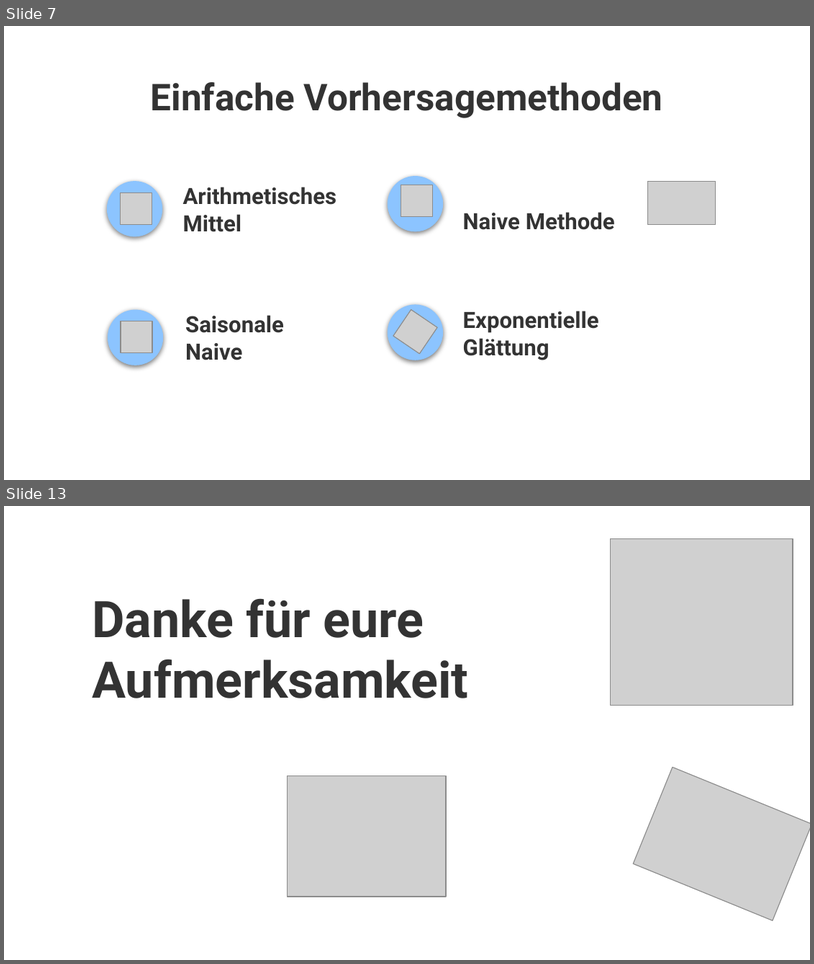
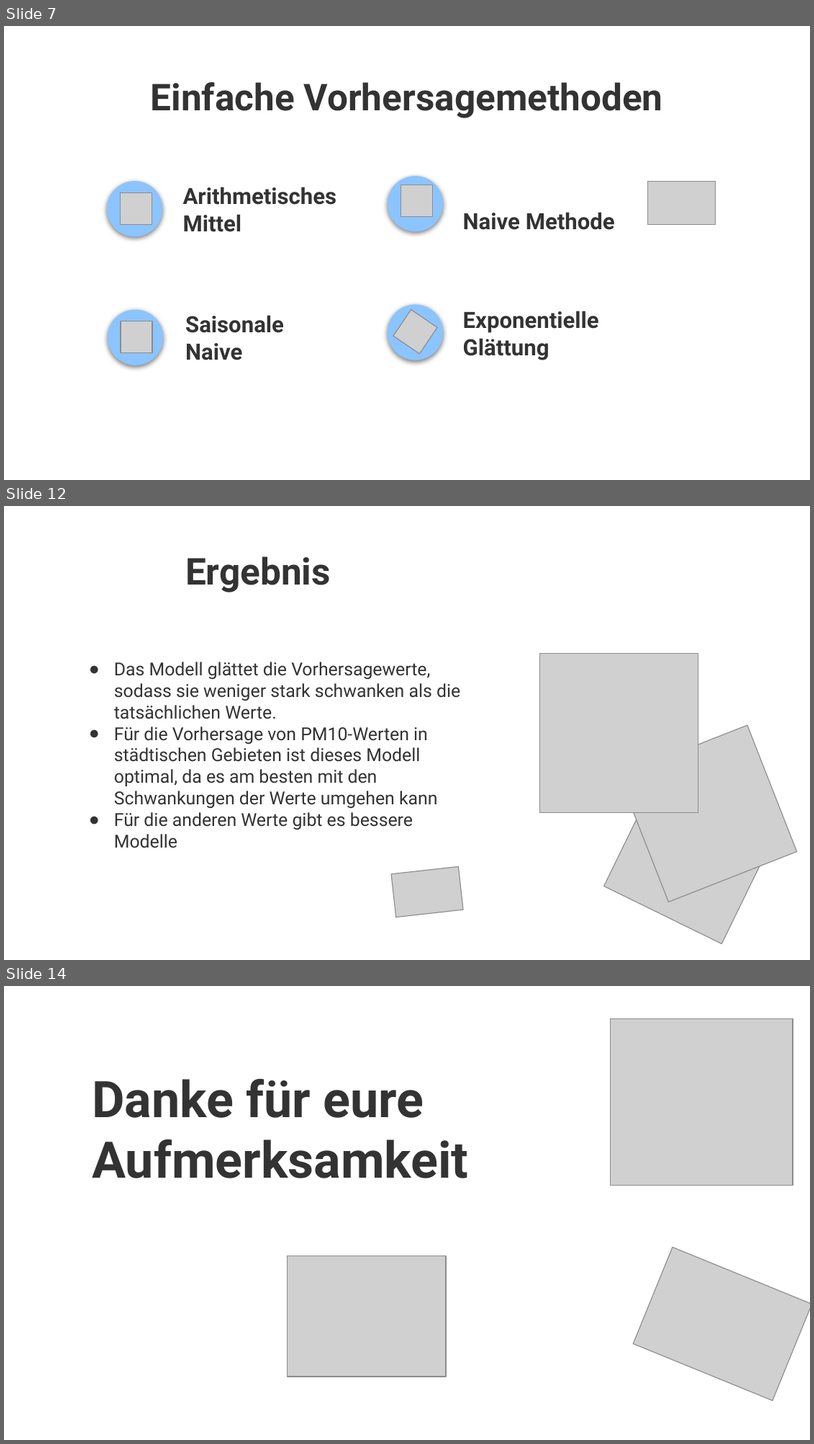
Before and after one commit to Fxvdi/umweltmonitoring-project, a slide deck: Präsentation_Umwelt.pptx. Shown one above the other, each under a label of ours: slides 7 and 13 before the commit, slides 7, 12 and 14 after it; the slides between them are not shown. The pictures are 814x964 and 814x1444 pixels, drawn with LibreOffice and Linux fonts; fonts in the diff are those of the drawing; grey boxes stand for pictures; background and template pictures are left out. Boxes give left, top, right and bottom in pixels: in the first picture for what was removed or moved away, otherwise in the second. Text is boxed around its words. In the diff, an @@ line names an element or a change of style, - is before the commit and + after.

```diff
--- a/Präsentation_Umwelt.pptx
+++ b/Präsentation_Umwelt.pptx
@@ slide 12 added at (x1=4, y1=506, x2=810, y2=960), background picture (left out) @@
@@ title added at (x1=185, y1=556, x2=331, y2=592), 33 pt, text #333333, bold @@
+Ergebnis
@@ picture added at (x1=540, y1=654, x2=699, y2=813) @@
@@ subtitle added at (x1=114, y1=662, x2=460, y2=848), 16 pt, text #333333 @@
+● Das Modell glättet die Vorhersagewerte, sodass sie weniger stark schwanken als die tatsächlichen Werte.
+● Für die Vorhersage von PM10-Werten in städtischen Gebieten ist dieses Modell optimal, da es am besten mit den Schwankungen der Werte umgehen kann
+● Für die anderen Werte gibt es bessere Modelle
@@ picture added at (x1=619, y1=726, x2=797, y2=902) @@
@@ picture added at (x1=604, y1=770, x2=779, y2=943) @@
@@ picture added at (x1=391, y1=866, x2=463, y2=917) @@
@@ what was slide 13 is now slide 14 @@
```
Also in this commit, not shown: 4 slides changed, 1 other slide added, 1 slide removed.
